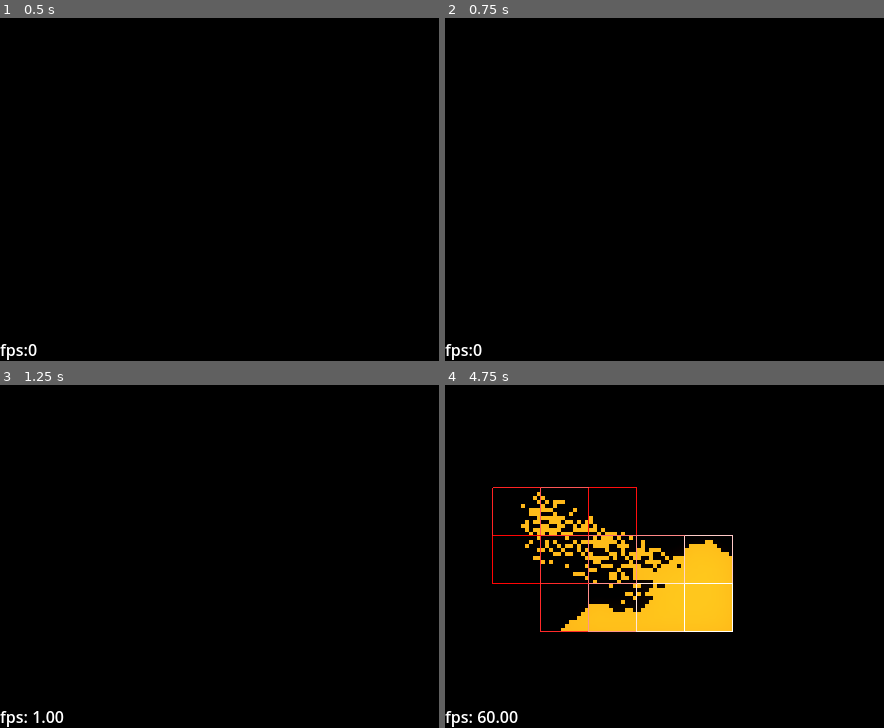
Above: before the commit, frames 1-4 (two rows, left to right).
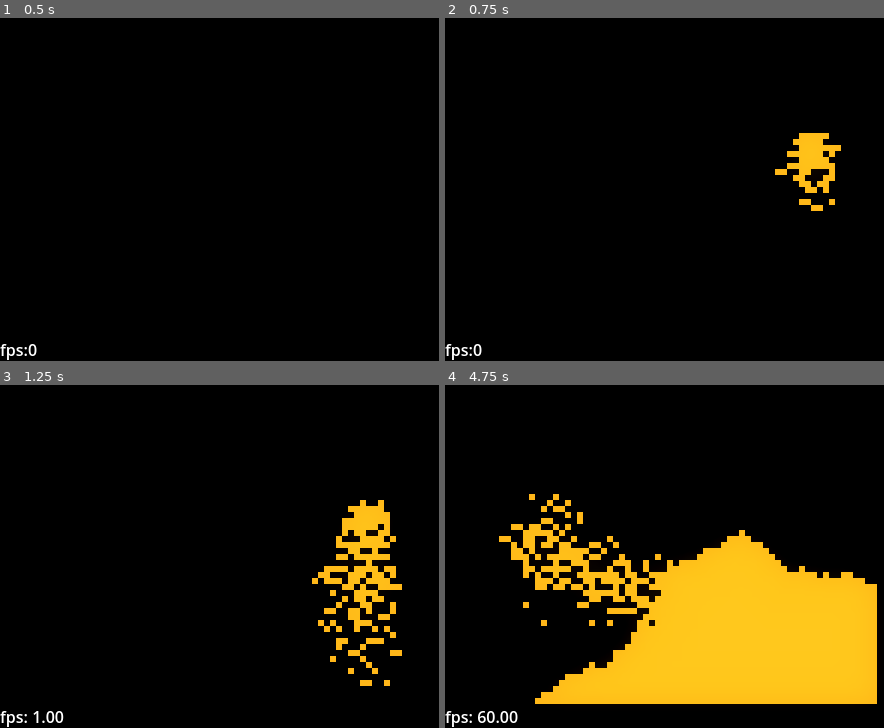
Above: after the commit, the same moments.

Repository: kiwijuice56/sand-spoon
Game: Godot game, scene res://main/main.tscn
The game is run twice, just before and just after one commit, with the same random seed, the same clock (stepped at 60 frames per second) and the same inputs.
Inputs (mouse positions are in pixels of both pictures, inside the frame that each line leads up to):
- Up to frame 1 (0.5 s): no input
- Up to frame 2 (0.75 s): tap Enter at 0.5 s; move the mouse to (813, 148) at 0.52 s; press the mouse at (813, 148) at 0.53 s
- Up to frame 3 (1.25 s): no input
- Up to frame 4 (4.75 s): move the mouse to (598, 556) at 1.27 s; release the mouse at (598, 556) at 1.28 s; click (598, 556) at 1.35 s; move the mouse to (752, 450) at 2.02 s; press the mouse at (752, 450) at 2.03 s; move the mouse to (673, 611) at 2.77 s; release the mouse at (673, 611) at 2.78 s; click (673, 611) at 2.85 s; move the mouse to (853, 594) at 3.52 s; press the mouse at (853, 594) at 3.53 s; move the mouse to (545, 477) at 4.27 s; release the mouse at (545, 477) at 4.28 s; click (545, 477) at 4.35 s

Frame 1 is identical in both runs. In frame 2, 1.4% of the frame differs, in the area x 75-91%, y 33-57%; in frame 3, 3.6%; in frame 4, 27%, in the area x 10-99%, y 29-94%.

Commit message:
Lazy drawing

Diff:
--- a/main/main.tscn
+++ b/main/main.tscn
@@ -20,16 +20,15 @@
 environment = SubResource("Environment_f0vau")
 
 [node name="Simulation" type="TextureRect" parent="."]
-offset_right = 96.0
-offset_bottom = 72.0
-scale = Vector2(4, 4)
+offset_right = 72.0
+offset_bottom = 60.0
+scale = Vector2(6, 6)
 size_flags_horizontal = 0
 size_flags_vertical = 2
-texture = SubResource("ImageTexture_yl3r7")
+texture = SubResource("ImageTexture_guoq1")
 stretch_mode = 2
 script = ExtResource("1_7t74s")
-debug_draw = true
-simulation_size = Vector2(72, 72)
+simulation_size = Vector2(72, 60)
 chunk_size = 12
 elements = Array[ExtResource("2_55j5a")]([ExtResource("4_oq8j5"), ExtResource("5_57l7a")])
 
--- a/main/simulation/simulation.gd
+++ b/main/simulation/simulation.gd
@@ -10,6 +10,7 @@
 
 var cell_id: PackedByteArray
 var chunk_count: PackedByteArray
+var chunk_update: PackedByteArray
 var image: Image
 
 var width: int
@@ -36,6 +37,9 @@
 	chunk_count = []
 	chunk_count.resize(chunk_width * chunk_height)
 
+	chunk_update = []
+	chunk_update.resize(chunk_width * chunk_height)
+
 	image = Image.create_empty(width, height, false, Image.FORMAT_RGBA8)
 
 func _draw() -> void:
@@ -49,6 +53,7 @@
 			draw_rect(rect, Color.RED.lightened(chunk_count[chunk_row * chunk_width + chunk_col] / float(chunk_size * chunk_size)), false)
 
 func _process(_delta: float) -> void:
+	chunk_update.fill(0)
 	for i in range(chunk_width * chunk_height):
 		if chunk_count[i] == 0:
 			continue
@@ -66,6 +71,7 @@
 func _set_cell_id(row: int, col: int, element_id: int) -> void:
 	var old_id: int = cell_id[row * width + col]
 	cell_id[row * width + col] = element_id
+	chunk_update[row / chunk_size * chunk_width + col / chunk_size] = 1
 	if old_id == 0 and element_id > 0:
 		chunk_count[row / chunk_size * chunk_width + col / chunk_size] += 1
 	elif old_id > 0 and element_id == 0:
@@ -89,11 +95,14 @@
 	_set_cell_id(row_2, col_2, temp)
 
 func draw_cells() -> void:
-	for i in range(width * height):
-		var row: int = i / width
-		var col: int = i % width
+	for i in range(chunk_width * chunk_height):
+		if chunk_update[i] == 0:
+			continue
+		for j in range(0, chunk_size * chunk_size):
+			var row: int = j / chunk_size + i / chunk_width * chunk_size
+			var col: int = j % chunk_size + i % chunk_width * chunk_size
 
-		image.set_pixel(col, row, elements[cell_id[i]].get_color(self, row, col))
+			image.set_pixel(col, row, elements[cell_id[row * width + col]].get_color(self, row, col))
 
 	texture.set_image(image)
 
Not shown, changed: export_presets.cfg
Not shown: 1 places in main/main.tscn that only renumber resources
Not shown, changed: .gitignore
